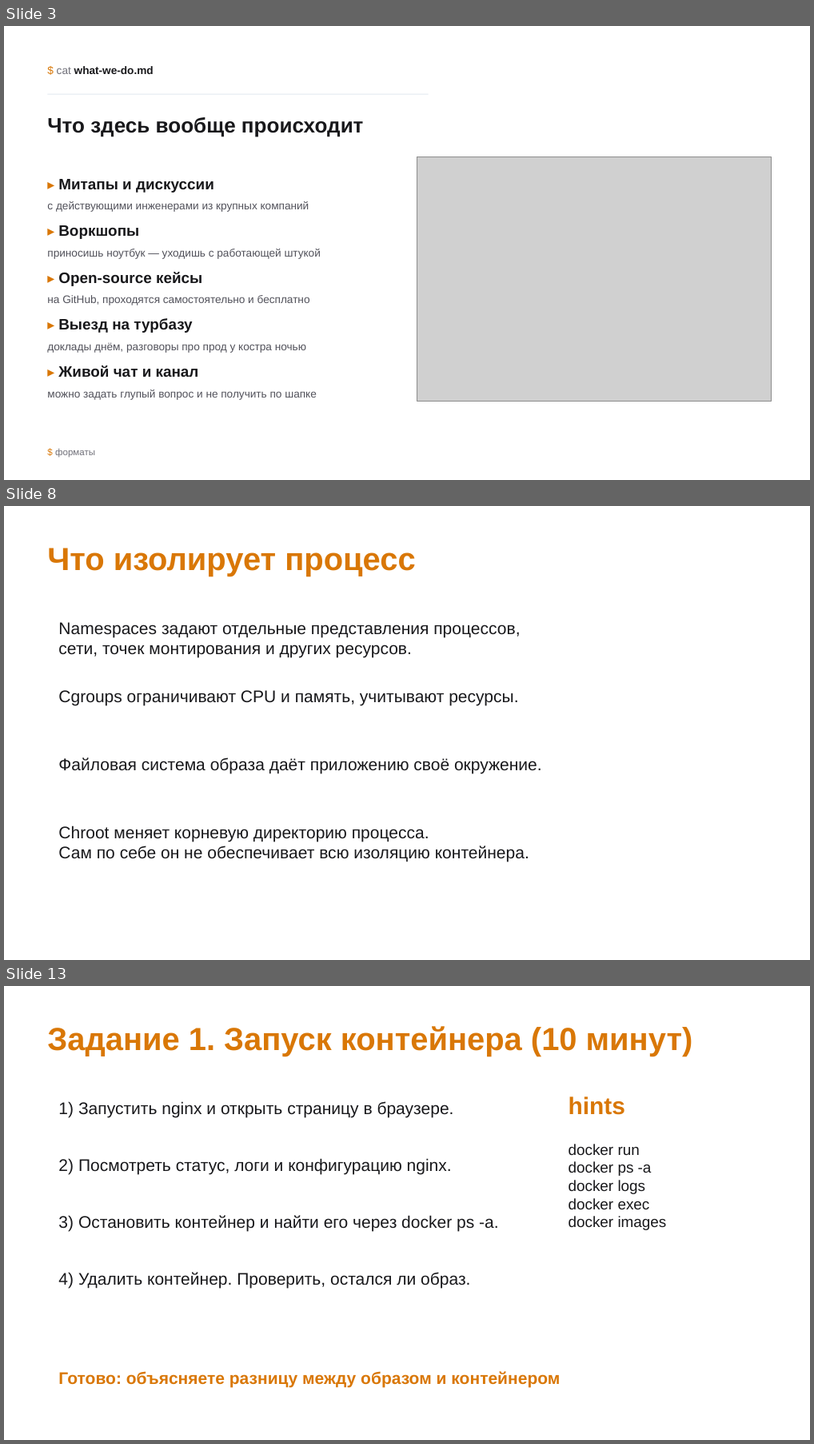
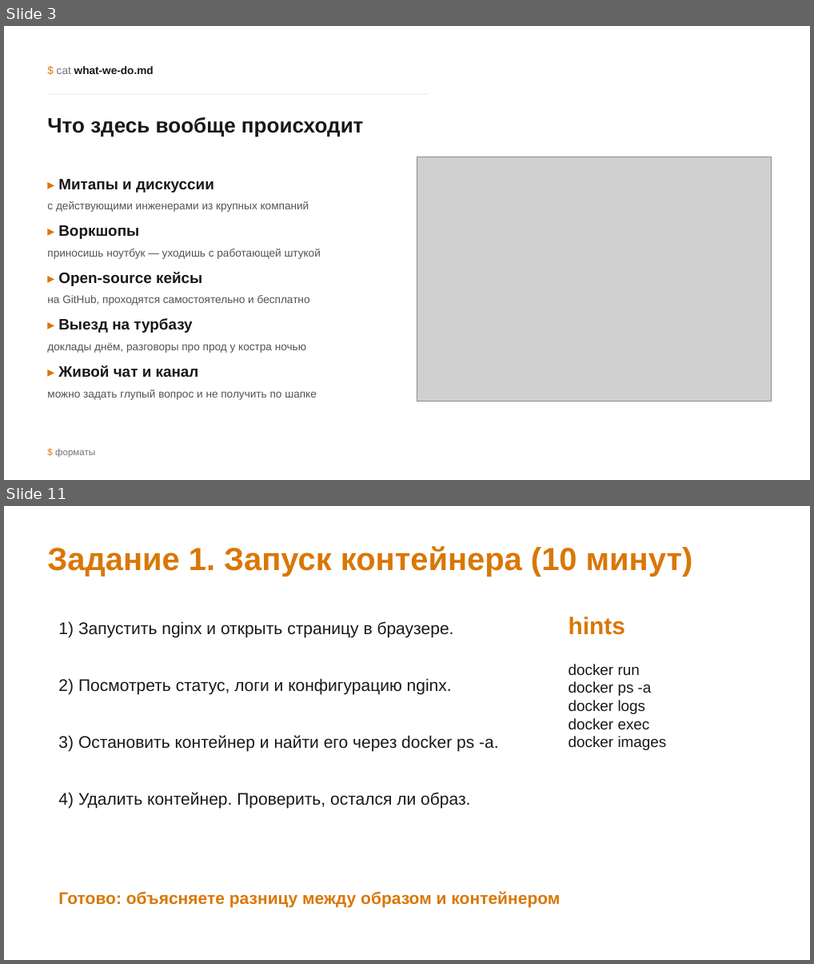
Before and after one commit to inview-club/docker-workshop, a slide deck: Клуб_DevOps_Docker_Harbor.pptx. Shown one above the other, each under a label of ours: slides 3, 8 and 13 before the commit, slides 3 and 11 after it; the slides between them are not shown. The pictures are 814x1444 and 814x964 pixels, drawn with LibreOffice and Linux fonts; fonts in the diff are those of the drawing; grey boxes stand for pictures; background and template pictures are left out. Boxes give left, top, right and bottom in pixels: in the first picture for what was removed or moved away, otherwise in the second. Text is boxed around its words. In the diff, an @@ line names an element or a change of style, - is before the commit and + after.

```diff
--- a/Клуб_DevOps_Docker_Harbor.pptx
+++ b/Клуб_DevOps_Docker_Harbor.pptx
@@ slide 8 removed at bbox=[4, 506, 810, 960], background #FFFFFF @@
@@ text removed at bbox=[47, 548, 415, 577] @@
-Что изолирует процесс
@@ text removed at bbox=[58, 622, 520, 658] @@
-Namespaces задают отдельные представления процессов,
-сети, точек монтирования и других ресурсов.
@@ text removed at bbox=[58, 690, 518, 705] @@
-Cgroups ограничивают CPU и память, учитывают ресурсы.
@@ text removed at bbox=[58, 757, 542, 773] @@
-Файловая система образа даёт приложению своё окружение.
@@ text removed at bbox=[58, 825, 530, 862] @@
-Chroot меняет корневую директорию процесса.
-Сам по себе он не обеспечивает всю изоляцию контейнера.
@@ what was slide 13 is now slide 11 @@
```
Also in this commit, not shown: 18 slides changed, 5 slides added, 4 other slides removed, 6 other files.
